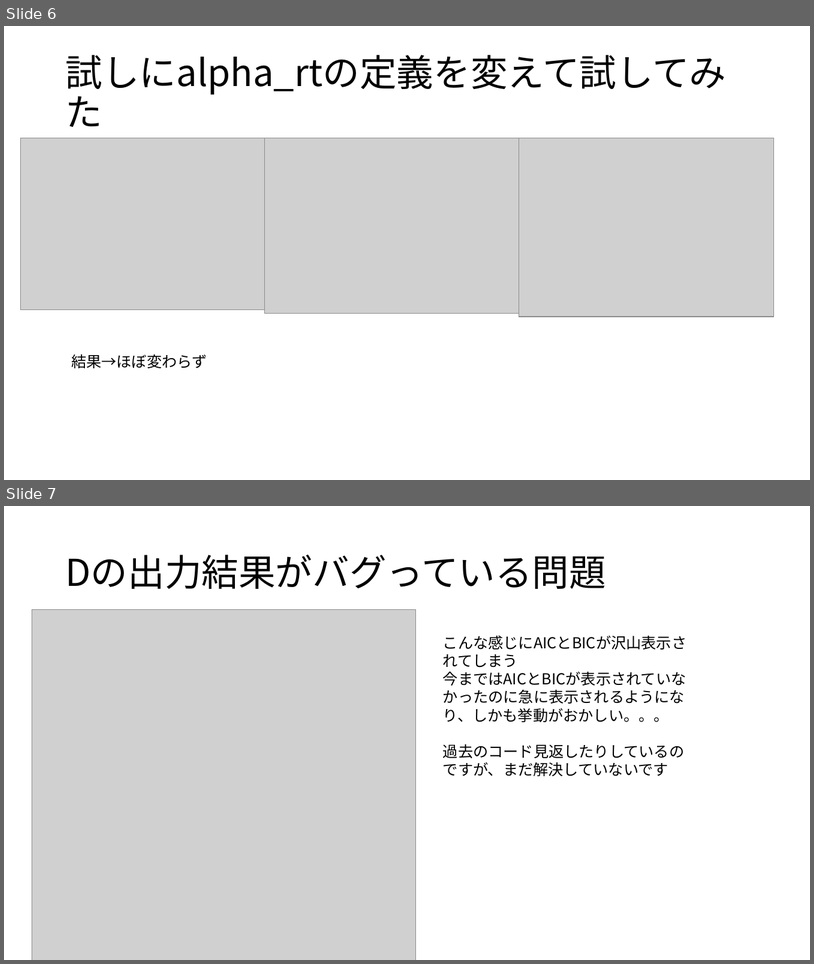
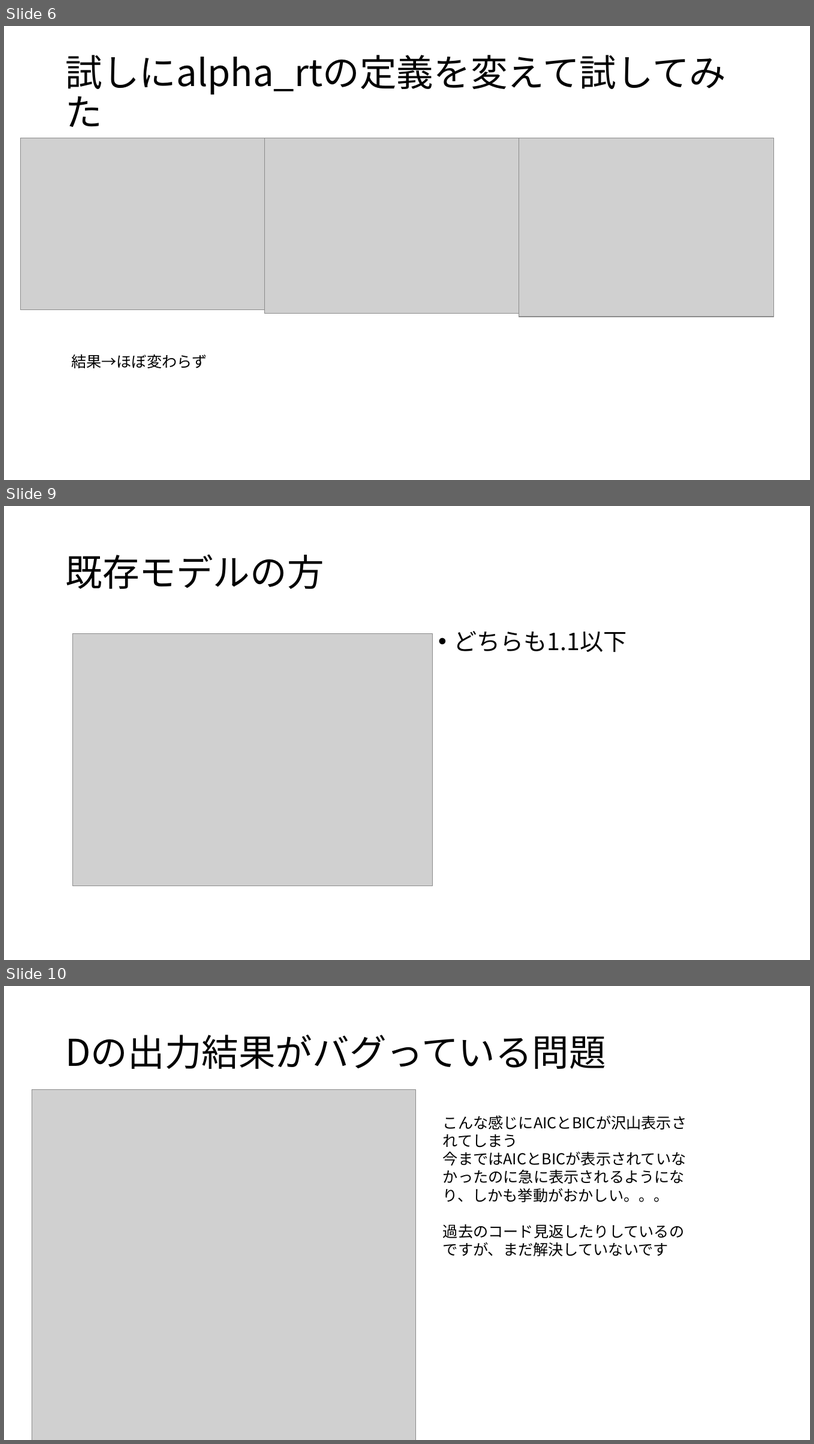
Before and after one commit to Mayu925/lab, a slide deck: ゼミ-727.pptx. Shown one above the other, each under a label of ours: slides 6 and 7 before the commit, slides 6, 9 and 10 after it; the slides between them are not shown. The pictures are 814x964 and 814x1444 pixels, drawn with LibreOffice and Linux fonts; fonts in the diff are those of the drawing; grey boxes stand for pictures. Boxes give left, top, right and bottom in pixels: in the first picture for what was removed or moved away, otherwise in the second. Text is boxed around its words. In the diff, an @@ line names an element or a change of style, - is before the commit and + after.

```diff
--- a/ゼミ-727.pptx
+++ b/ゼミ-727.pptx
@@ slide 9 added at (4, 506, 810, 960), background #FFFFFF @@
@@ title added at (65, 554, 324, 589), 44 pt, text #000000 @@
+既存モデルの方
@@ text added at (453, 631, 627, 652), 28 pt, text #000000 @@
+• どちらも1.1以下
@@ picture added at (73, 634, 432, 886) @@
@@ what was slide 7 is now slide 10 @@
```
Also in this commit, not shown: 1 slide changed, 2 other slides added, 6 other files.
